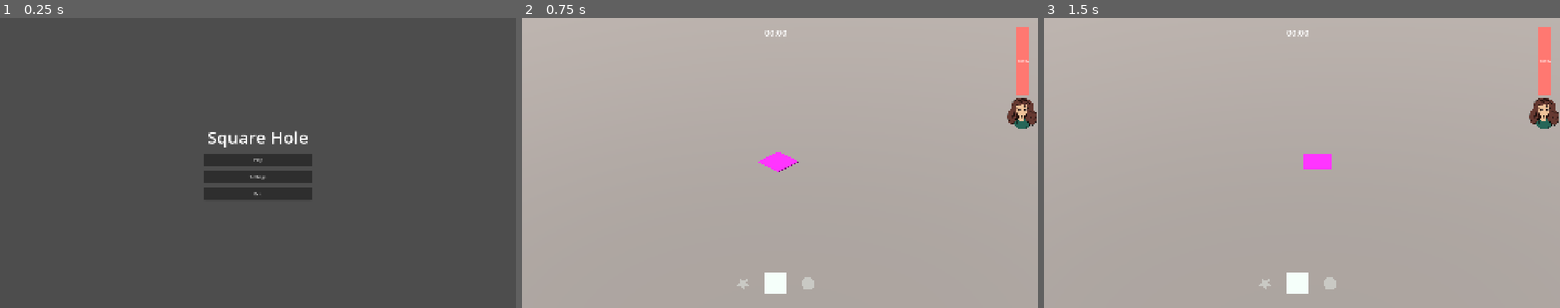
Above: before the commit, frames 1-3 (left to right).
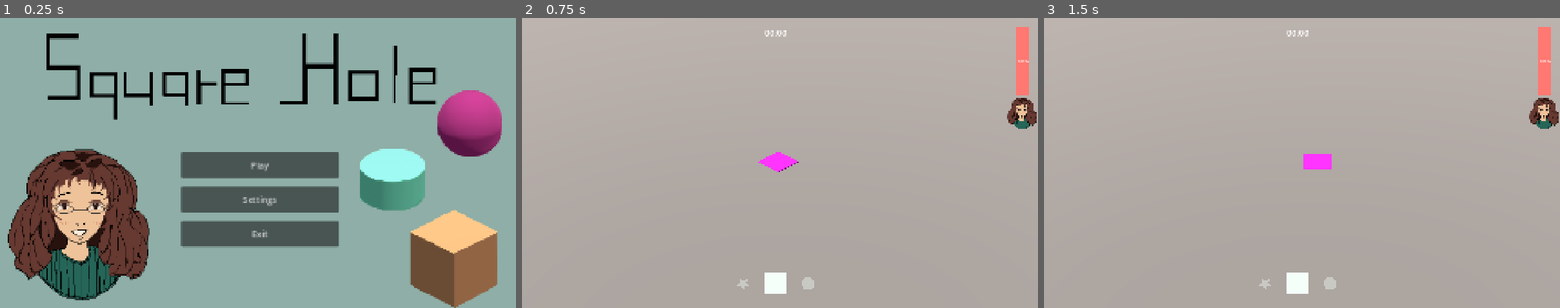
Above: after the commit, the same moments.

Repository: Kazuren/SquareHole
Game: Godot game, scene res://MainMenu.tscn
Same seed, same stepped clock (60 frames per second), same inputs: the game is played once before the commit and once after it.
Inputs:
- Up to frame 1 (0.25 s): no input
- Up to frame 2 (0.75 s): click "Play" at 0.5 s
- Up to frame 3 (1.5 s): tap Enter at 1.25 s; hold D (move_right) from 1.28 s (still down); tap R (rotate) at 1.35 s

The runs differ from the first frame. In frame 1, 94% of the frame differs, in the area x 0-100%, y 0-100%; in frame 2, nothing differs; in frame 3, nothing differs.

Commit message:
cover art

Diff:
--- a/MainMenu.tscn
+++ b/MainMenu.tscn
@@ -1,19 +1,34 @@
-[gd_scene load_steps=4 format=3 uid="uid://mainmenu0001"]
+[gd_scene load_steps=5 format=3 uid="uid://ydxs6t7po8h4"]
 
-[ext_resource type="Script" path="res://main_menu.gd" id="1_main"]
+[ext_resource type="Script" uid="uid://cilb86hopk6v2" path="res://main_menu.gd" id="1_main"]
+[ext_resource type="Texture2D" uid="uid://cer1fxgot4ka4" path="res://Art/Cover/squareHoleCover.png" id="2_qoqlk"]
 [ext_resource type="PackedScene" path="res://SettingsPopup.tscn" id="2_sp"]
 
 [sub_resource type="LabelSettings" id="LabelSettings_title"]
 font_size = 64
 
 [node name="MainMenu" type="Control"]
-script = ExtResource("1_main")
 layout_mode = 3
 anchors_preset = 15
 anchor_right = 1.0
 anchor_bottom = 1.0
+offset_left = 624.0
+offset_top = 488.0
+offset_right = 624.0
+offset_bottom = 488.0
 grow_horizontal = 2
 grow_vertical = 2
+scale = Vector2(2, 2)
+script = ExtResource("1_main")
+
+[node name="TextureRect" type="TextureRect" parent="."]
+layout_mode = 0
+offset_left = -312.5
+offset_top = -243.0
+offset_right = 648.0
+offset_bottom = 550.5
+texture = ExtResource("2_qoqlk")
+stretch_mode = 4
 
 [node name="MainMenuPanel" type="VBoxContainer" parent="."]
 unique_name_in_owner = true
@@ -23,16 +38,17 @@
 anchor_top = 0.5
 anchor_right = 0.5
 anchor_bottom = 0.5
-offset_left = -200.0
-offset_top = -160.0
-offset_right = 200.0
-offset_bottom = 160.0
+offset_left = -935.5
+offset_top = -607.5
+offset_right = -642.5
+offset_bottom = -284.5
 grow_horizontal = 2
 grow_vertical = 2
 theme_override_constants/separation = 16
 alignment = 1
 
 [node name="TitleLabel" type="Label" parent="MainMenuPanel"]
+visible = false
 layout_mode = 2
 text = "Square Hole"
 label_settings = SubResource("LabelSettings_title")
@@ -59,3 +75,4 @@
 [node name="SettingsPopup" parent="." instance=ExtResource("2_sp")]
 unique_name_in_owner = true
 visible = false
+layout_mode = 1
Binary file added: Art/Cover/SquareHoleCover630x500.png
Not shown, added: Art/Cover/SquareHoleCover630x500.png.import
Binary file added: Art/Cover/SquareHoleCover640x512.png
Not shown, added: Art/Cover/SquareHoleCover640x512.png.import
Binary file added: Art/Cover/squareHoleCover.png
Not shown, added: Art/Cover/squareHoleCover.png.import
Not shown, changed: .gitignore
